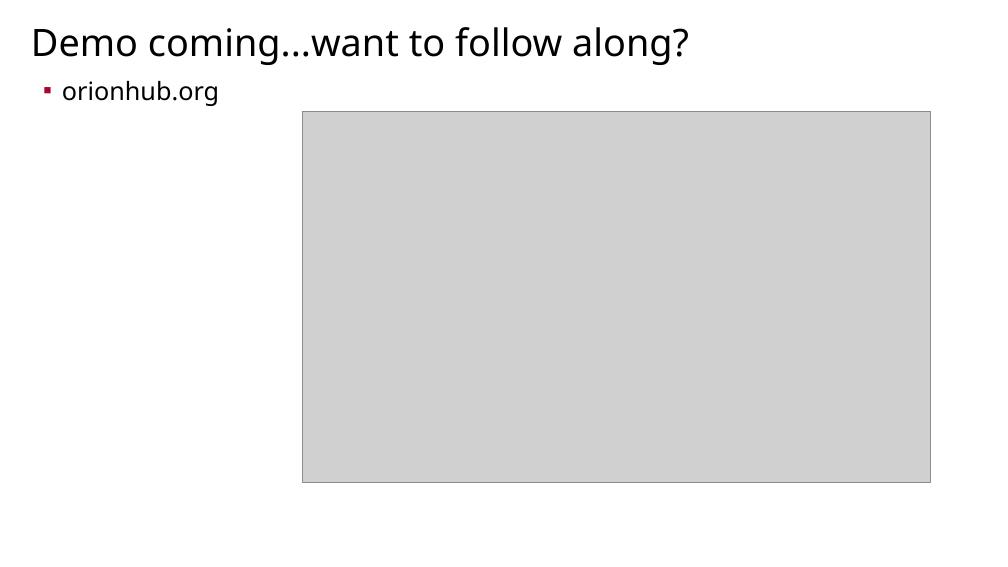
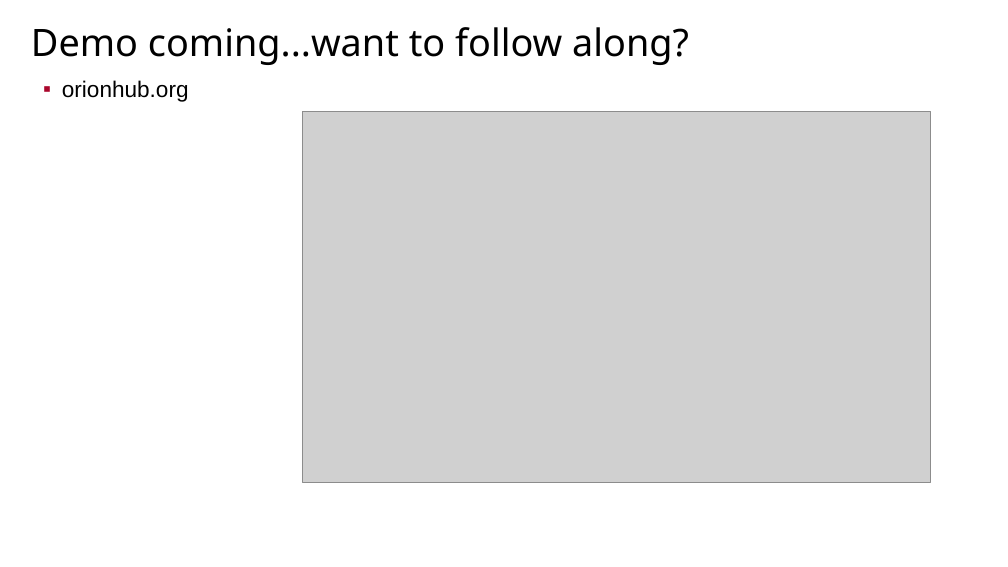
Before and after one commit to sfmccourt/oscon, a slide deck: slide 2 of osconorion.odp. Drawn at 1008x567 pixels with LibreOffice and Linux fonts; fonts in the diff are those of the drawing; grey boxes stand for pictures; background and template pictures are left out. Boxes give left, top, right and bottom in pixels: in the first picture for what was removed or moved away, otherwise in the second. Text is boxed around its words. In the diff, an @@ line names an element or a change of style, - is before the commit and + after.

Commit message:
Added some "What is Orion?" slide and reorganized things a bit.

```diff
--- a/osconorion.odp
+++ b/osconorion.odp
@@ text "orionhub.org" at [62,80,189,102]: size 48 to 43 pt, font Noto Sans to Arial @@
```
Also in this commit, not shown: 8 other slides changed, 6 slides added, 1 slide removed.
